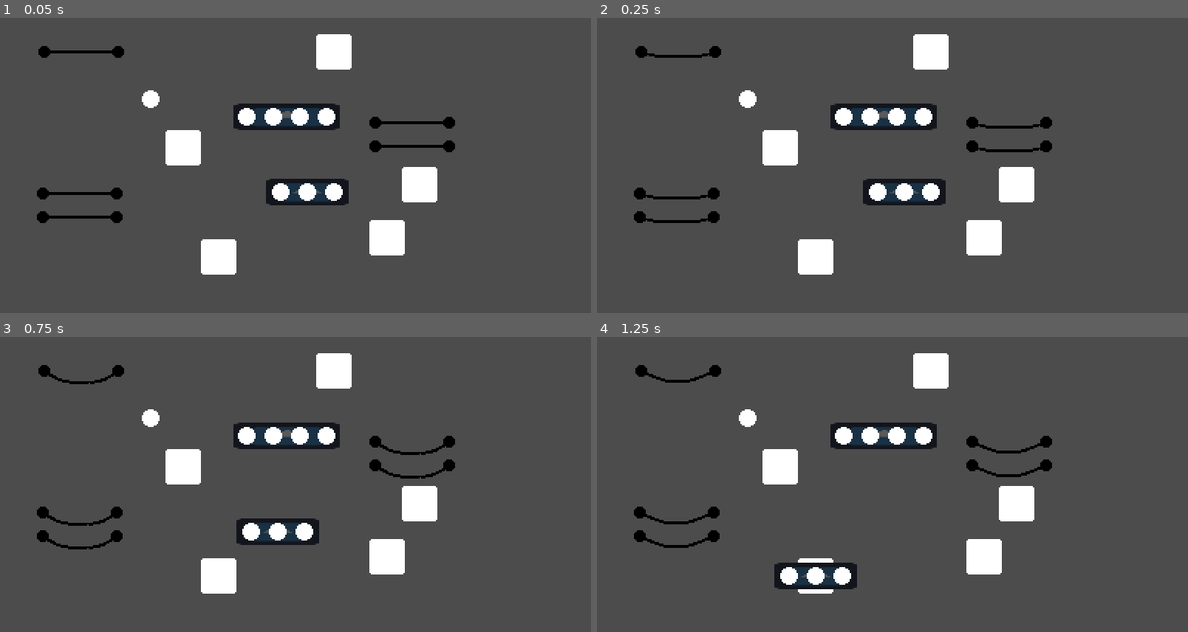
Above: before the commit, frames 1-4 (two rows, left to right).
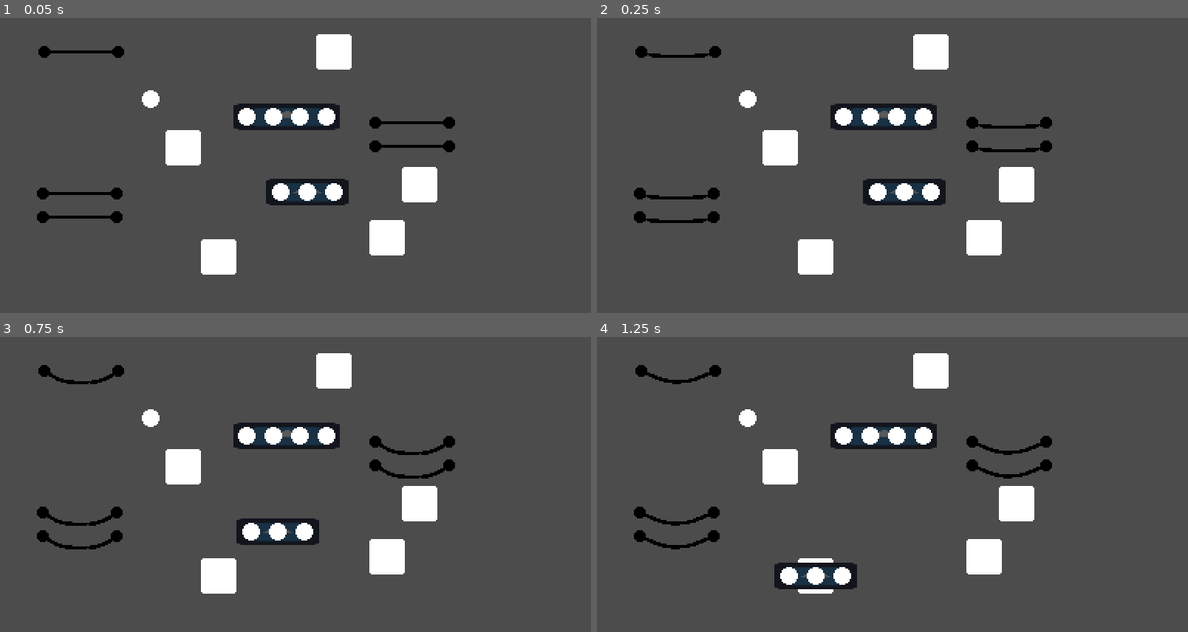
Above: after the commit, the same moments.

Repository: leogeier/faraday-uncaged
Game: Godot game, scene res://scenes/leo_test_scene.tscn
The game is run twice, just before and just after one commit, with the same random seed, the same clock (stepped at 60 frames per second) and the same inputs. The engine's default icon, where the game draws it, is replaced by a stand-in: a white triangle on a blue panel in a dark square.
Inputs (mouse positions are in pixels of both pictures, inside the frame that each line leads up to):
- Up to frame 1 (0.05 s): no input
- Up to frame 2 (0.25 s): no input
- Up to frame 3 (0.75 s): drag from (307, 511) to (218, 575) at 0.52 s
- Up to frame 4 (1.25 s): no input

Frame 1 is identical in both runs. In frame 2, less than 0.1% of the frame differs, in the area x 9-75%, y 12-70%; in frame 3, 0.1%; in frame 4, 0.2%, in the area x 8-75%, y 12-72%.

Commit message:
cable stretching triggered correctly

Diff:
--- a/game/scenes/cable/cable.gd
+++ b/game/scenes/cable/cable.gd
@@ -9,7 +9,7 @@
 
 var last_segment
 #var cable_width = 2
-export(float) var current_cable_width = 2.5
+export(float) var current_cable_width = 3
 var segments = []
 
 func set_debug_viz(value):
@@ -29,6 +29,12 @@
 
 func on_plug_away_from_max_distance():
 	$AnimationPlayer.play("to_unstretched_width")
+
+func plug_distance():
+	return $PlugA.position.distance_to($PlugB.position)
+
+func is_at_cable_length():
+	return plug_distance() >= cable_length - 1
 
 func _ready():
 	assert(cable_length % segment_length == 0, "cable_length is not a multiple of segment_length")
@@ -51,7 +57,20 @@
 	$PlugA.cable_length = cable_length
 	$PlugB.cable_length = cable_length
 
+	at_cable_length = is_at_cable_length()
+
+var at_cable_length
+
 func _process(_delta):
+	if !at_cable_length:
+		if is_at_cable_length():
+			at_cable_length = true
+			$AnimationPlayer.play("to_stretched_width")
+	else:
+		if plug_distance() < cable_length * 0.9:
+			at_cable_length = false
+			$AnimationPlayer.play("to_unstretched_width")
+
 	for segment in segments:
 		segment.cable_width = current_cable_width
 	update()
--- a/game/scenes/cable/cable.tscn
+++ b/game/scenes/cable/cable.tscn
@@ -14,10 +14,10 @@
 tracks/0/imported = false
 tracks/0/enabled = true
 tracks/0/keys = {
-"times": PoolRealArray( 0.08, 0.18, 0.29 ),
+"times": PoolRealArray( 0.02, 0.13, 0.29 ),
 "transitions": PoolRealArray( 1, 1, 1 ),
 "update": 0,
-"values": [ 4.0, 1.0, 1.5 ]
+"values": [ 5.0, 1.0, 1.5 ]
 }
 
 [sub_resource type="Animation" id=2]
@@ -34,12 +34,12 @@
 "times": PoolRealArray( 0.4 ),
 "transitions": PoolRealArray( 1 ),
 "update": 0,
-"values": [ 2.5 ]
+"values": [ 3.0 ]
 }
 
 [node name="Cable" type="Node2D"]
 script = ExtResource( 3 )
-current_cable_width = 2.0
+current_cable_width = 2.5
 
 [node name="PlugA" parent="." instance=ExtResource( 1 )]
 
--- a/game/scenes/cable/plug.gd
+++ b/game/scenes/cable/plug.gd
@@ -72,11 +72,11 @@
 			desired_position += event.relative
 			if desired_position.distance_to(counterpart.position) > cable_length:
 				position = counterpart.position + counterpart.position.direction_to(desired_position) * cable_length
-				signal_reached_max_distance()
+#				signal_reached_max_distance()
 			else:
 				position = desired_position
-				if position.distance_to(counterpart.position) < cable_length * 0.9:
-					enable_signal_reached_max_distance()
+#				if position.distance_to(counterpart.position) < cable_length * 0.9:
+#					enable_signal_reached_max_distance()
 			position = position.floor()
 
 	if event is InputEventMouseButton and !event.pressed:
